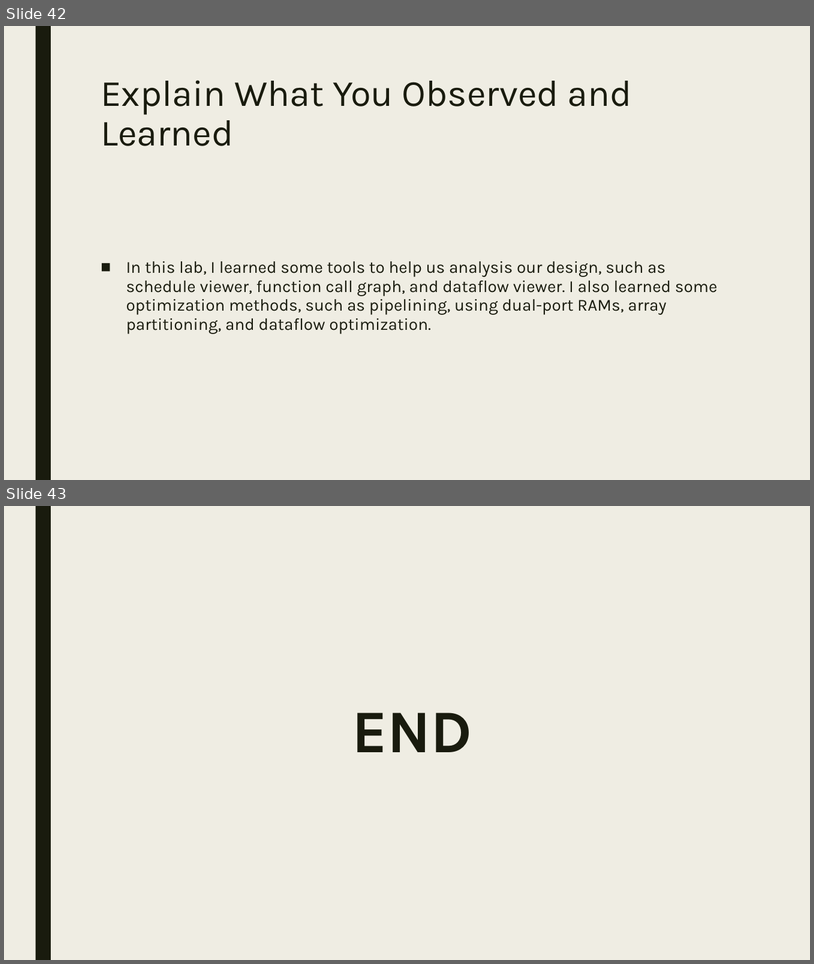
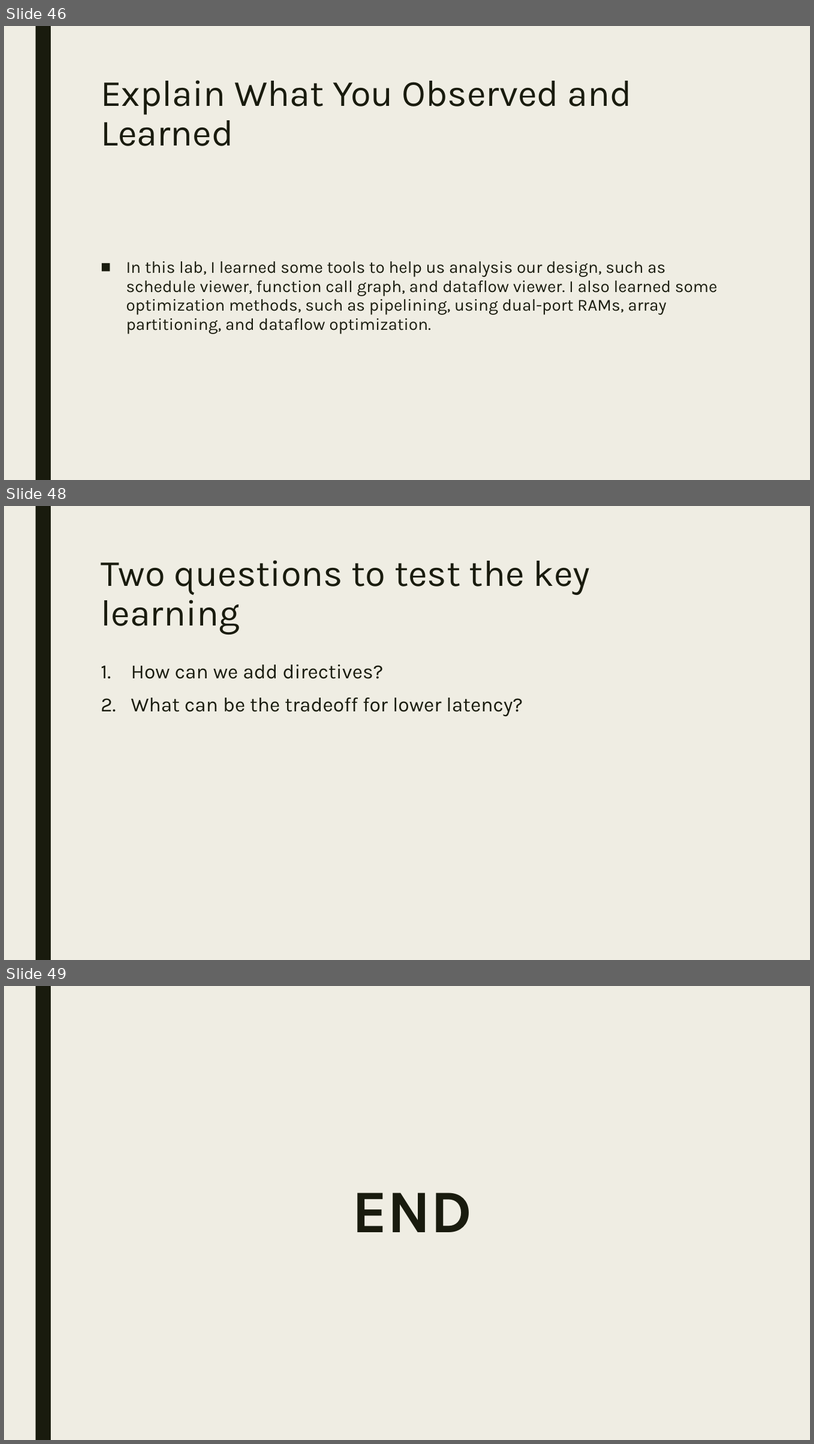
Before and after one commit to JasonYanggg/HLS, a slide deck: dct_prj/110061519_labA_report.pptx. Shown one above the other, each under a label of ours: slides 42 and 43 before the commit, slides 46, 48 and 49 after it; the slides between them are not shown. The pictures are 814x964 and 814x1444 pixels, drawn with LibreOffice and Linux fonts; fonts in the diff are those of the drawing. Boxes give left, top, right and bottom in pixels: in the first picture for what was removed or moved away, otherwise in the second. Text is boxed around its words. In the diff, an @@ line names an element or a change of style, - is before the commit and + after.

```diff
--- a/dct_prj/110061519_labA_report.pptx
+++ b/dct_prj/110061519_labA_report.pptx
@@ slide 48 added at bbox=[4, 506, 810, 960], background #EFEDE3; not listed: 1 template element that a slide beside it also shows @@
@@ title added at bbox=[101, 560, 590, 634], 44 pt, text #191B0E @@
+Two questions to test the key learning
@@ text added at bbox=[131, 664, 523, 716], 24 pt, text #191B0E @@
+1. How can we add directives?
+2. What can be the tradeoff for lower latency?
@@ what was slide 42 is now slide 46 @@
@@ what was slide 43 is now slide 49 @@
```
Also in this commit, not shown: 5 slides changed, 5 other slides added, 1 other file.
